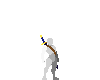
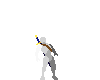
Two versions of the same layered image (w=100, h=80). Layer-by-layer changes:
painted on "Layer 1" over [35, 35, 59, 80]
